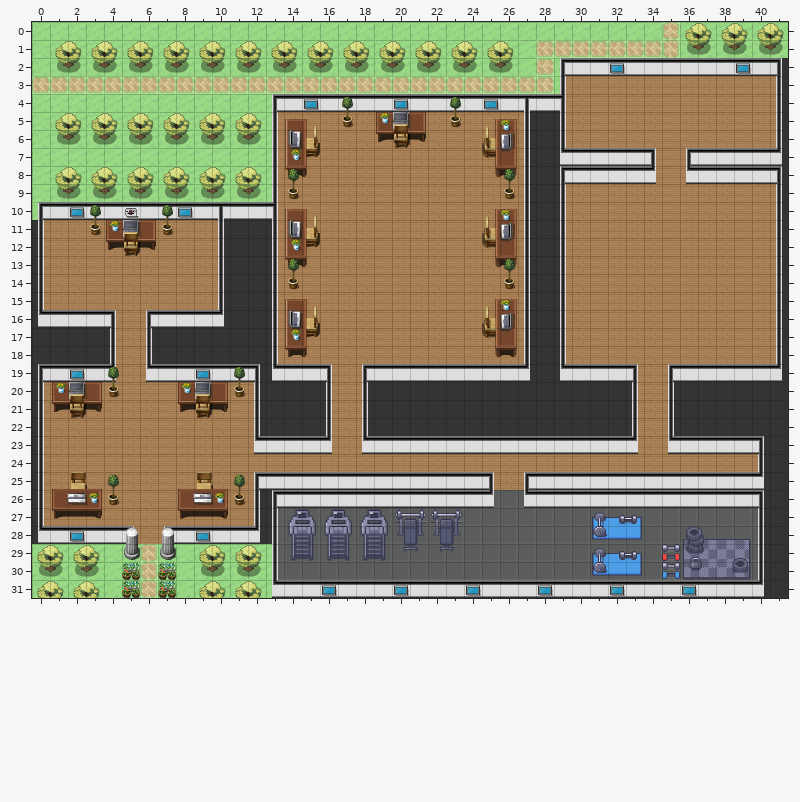
A Tiled map (JSON) gets an edit: public/js/game/map/wb_map.json. The picture above is the old version.
Cells are 32x32 px. Shown: x 0..41, y 0..31.
New version:
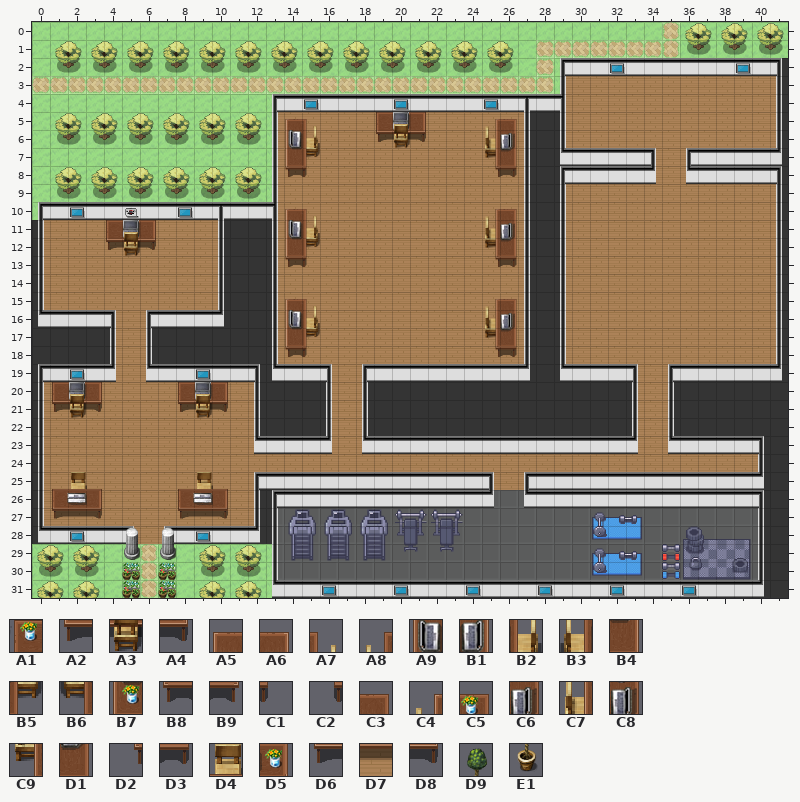
Key: from "tileset_wb": A1 12, A2 31, A3 32, A4 33, A5 59, A6 59 flipped left-right, A7 60, A8 60 flipped left-right, A9 87, B1 87 flipped left-right, B2 88, B3 88 flipped left-right, B4 115 flipped left-right, B5 116, B6 116 flipped left-right, B7 124, B8 143, B9 143 flipped left-right, C1 144, C2 144 flipped left-right, C3 172, C4 180, C5 181, C6 200, C7 208, C8 209, C9 236, D1 237, D2 264, D3 265, D4 284, D5 322, D6 339, D7 340, D8 341, D9 422, E1 450.
__ is an empty cell.
Tiles replaced or removed in this view: A1, A2, A3, A4, A5, A6, A7, A8, A9, B1, B2, B3, B4, B5, B6, B7, B8, B9, C1, C2, C4, C5, C7, C8, C9, D1, D2, D3, D4, D5, D6, D7, D8, D9, E1.
See-through tiles are keyed as they look on the map.
What changed:
Changed rows in their new state; .. is an unchanged cell.
Layer "bureau_lvl1":
first column x 25:
 5 C4 C3
 6 C7 C6
 7 C9 D1
 8 D2 D3
10 C4 C3
11 C7 C6
12 C9 D1
13 D2 D3
15 C4 C3
16 C7 C6
17 C9 D1
18 D2 D3
Layer "bureau_lvl2" (now hidden):
first column x 1:
 5 .. .. .. .. .. .. .. .. .. .. .. .. .. __ __ .. .. .. __ .. .. .. .. .. __ __
 6 .. .. .. .. .. .. .. .. .. .. .. .. .. __ __ .. .. .. __ __ __ .. .. .. __ __
 7 .. .. .. .. .. .. .. .. .. .. .. .. .. __ __ .. .. .. .. .. .. .. .. .. __ __
 8 .. .. .. .. .. .. .. .. .. .. .. .. .. __ __ .. .. .. .. .. .. .. .. .. __ __
10 .. .. .. .. .. .. .. .. .. .. .. .. .. __ __ .. .. .. .. .. .. .. .. .. __ __
11 .. .. .. __ .. .. .. .. .. .. .. .. .. __ __ .. .. .. .. .. .. .. .. .. __ __
12 .. .. .. __ __ __ .. .. .. .. .. .. .. __ __ .. .. .. .. .. .. .. .. .. __ __
13 .. .. .. .. .. .. .. .. .. .. .. .. .. __ __ .. .. .. .. .. .. .. .. .. __ __
15 .. .. .. .. .. .. .. .. .. .. .. .. .. __ __ .. .. .. .. .. .. .. .. .. __ __
16 .. .. .. .. .. .. .. .. .. .. .. .. .. __ __ .. .. .. .. .. .. .. .. .. __ __
17 .. .. .. .. .. .. .. .. .. .. .. .. .. __ __ .. .. .. .. .. .. .. .. .. __ __
18 .. .. .. .. .. .. .. .. .. .. .. .. .. __ __ .. .. .. .. .. .. .. .. .. __ __
20 __ .. .. .. .. .. .. __ .. .. .. .. .. .. .. .. .. .. .. .. .. .. .. .. .. ..
21 __ __ __ .. .. .. .. __ __ __ .. .. .. .. .. .. .. .. .. .. .. .. .. .. .. ..
first column x 1:
25 .. __ .. .. .. .. .. .. __ ..
26 .. .. __ .. .. .. .. .. .. __
27 __ __ __ .. .. .. .. __ __ __
Layer "plante" (now hidden):
first column x 3:
 4 .. .. .. .. .. .. .. .. .. .. .. .. .. .. __ .. .. .. .. .. __ .. .. ..
 5 .. .. .. .. .. .. .. .. .. .. .. .. .. .. __ .. .. .. .. .. __ .. .. ..
 8 .. .. .. .. .. .. .. .. .. .. .. __ .. .. .. .. .. .. .. .. .. .. .. __
 9 .. .. .. .. .. .. .. .. .. .. .. __ .. .. .. .. .. .. .. .. .. .. .. __
10 __ .. .. .. __ .. .. .. .. .. .. .. .. .. .. .. .. .. .. .. .. .. .. ..
11 __ .. .. .. __ .. .. .. .. .. .. .. .. .. .. .. .. .. .. .. .. .. .. ..
13 .. .. .. .. .. .. .. .. .. .. .. __ .. .. .. .. .. .. .. .. .. .. .. __
14 .. .. .. .. .. .. .. .. .. .. .. __ .. .. .. .. .. .. .. .. .. .. .. __
first column x 4:
19 __ .. .. .. .. .. .. __
20 __ .. .. .. .. .. .. __
first column x 4:
25 __ .. .. .. .. .. .. __
26 __ .. .. .. .. .. .. __
